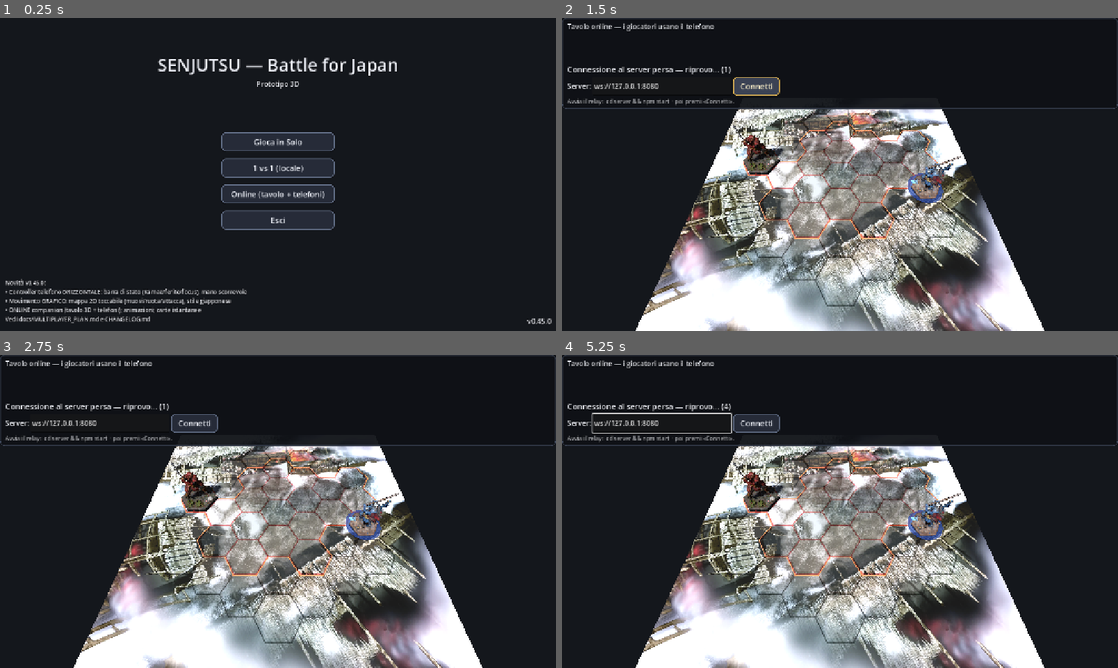
Above: before the commit, frames 1-4 (two rows, left to right).
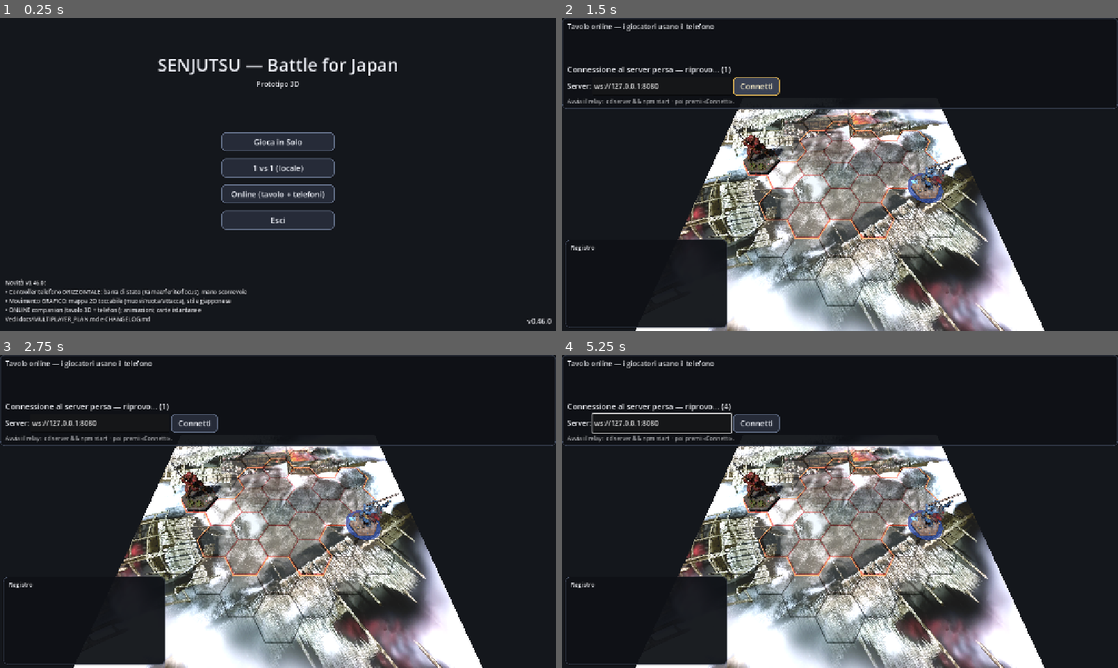
Above: after the commit, the same moments.

Repository: Tannoiser2/Sunjuntsu
Game: Godot game, scene res://scenes/Menu.tscn
Two runs of this game, one before a commit and one after it. Both use one fixed random seed, a clock stepped at 60 frames per second and the inputs below.
Inputs (mouse positions are in pixels of both pictures, inside the frame that each line leads up to):
- Up to frame 1 (0.25 s): no input
- Up to frame 2 (1.5 s): click "Online (tavolo + telefoni)" at 0.5 s; click "Connetti" at 1.25 s
- Up to frame 3 (2.75 s): tap Enter at 2 s; move the mouse to (400, 495) at 2.02 s; hold Right from 2.03 s (still down); tap Q at 2.1 s; click (400, 495) at 2.17 s; tap Space at 2.27 s
- Up to frame 4 (5.25 s): release Right at 2.75 s; tap Space at 2.75, 4.25 s; drag from (728, 527) to (812, 574) at 2.77 s; tap Enter at 3.5, 3.6, 5 s; move the mouse to (895, 442) at 3.52 s; hold Right 3.53-4.25 s; click (895, 442) at 3.67 s; drag from (812, 574) to (673, 464) at 4.27 s; move the mouse to (1006, 558) at 5.02 s; hold Left from 5.03 s (still down); tap R at 5.1 s; click (1006, 558) at 5.17 s

The runs differ from the first frame. In frame 1, less than 0.1% of the frame differs, in the area x 6-98%, y 84-98%; in frame 2, 3.7%, in the area x 0-30%, y 70-100%; in frame 3, 3.7%; in frame 4, 3.7%.

Commit message:
Chiarezza: scelte leggibili, movimento/rotazione separati, tavolo informativo
- MatchProtocol: etichette leggibili per le opzioni OPPURE (_option_label/_effect_phrase),
  azione "skip_move" (non muovere), evento public "choice", e mano/mazzo/scarti nei dati board.
- phone: opzioni mostrate con descrizione; risoluzione in due passi (Movimento, poi
  Rotazione+Azioni+Attacco) senza sovrapporre caselle e maniglie.
- TableOnline: fase/iniziativa corrente più chiara, pannello carte giocate (immagini alla
  rivelazione), registro pubblico degli eventi, contatori mano/mazzo.
- Bump 0.46.0; CHANGELOG aggiornato. Net tests + E2E WebSocket verdi; TableOnline carica.

Co-Authored-By: Claude Opus 4.8 <noreply@anthropic.com>
Claude-Session: https://claude.ai/code/session_01Pn2piErvac8EuvNU8t5qNM

Diff:
--- a/godot/engine/MatchProtocol.gd
+++ b/godot/engine/MatchProtocol.gd
@@ -53,6 +53,7 @@
 			"name": f.character, "cell": _cell_key(f.cell), "facing": f.facing,
 			"wounds": f.wounds.size(), "limit": f.effective_wound_limit(),
 			"stun": f.stun, "focus": f.focus, "kamae": Domain.STANCE_SLUG[f.stance],
+			"hand": f.hand.size(), "deck": f.draw_pile.size(), "discard": f.discard.size(),
 		})
 	return {"fighters": arr, "round": state.round_num, "radius": state.map_radius}
 
@@ -207,12 +208,15 @@
 	match str(data.get("action", "")):
 		"move":
 			_do_move(_key_cell(str(data.get("cell", ""))))
+		"skip_move":
+			_rmove_used = true   # "non muovere": passa al passo rotazione/azioni
 		"rotate":
 			_do_rotate(int(data.get("facing", state.fighters[_rseat].facing)))
 		"kamae":
 			_do_kamae(str(data.get("slug", "")))
 		"option":
 			duel.set_option_choice(_rseat, data.get("alt", ""))
+			public_event.emit("choice", {"seat": seat, "text": "sceglie: " + _option_label(_resolve_geom(), data.get("alt", ""))})
 		"confirm":
 			_do_confirm()
 			return
@@ -322,10 +326,54 @@
 func _option_briefs() -> Array:
 	if _rsplit or _rseat == -1:
 		return []
+	var g := CardDB.geometry(state.fighters[_rseat].planned)
 	var out: Array = []
 	for k in duel.option_keys(_rseat):
-		out.append({"alt": k})
+		out.append({"alt": k, "label": _option_label(g, k)})
 	return out
+
+
+## Etichetta leggibile di un'opzione OPPURE: concatena le frasi dei suoi effetti.
+func _option_label(g: Dictionary, alt) -> String:
+	var parts: Array = []
+	for e in g.get("effects", []):
+		if str(e.get("alt", "")) == str(alt):
+			parts.append(_effect_phrase(e))
+	return " + ".join(parts) if not parts.is_empty() else str(alt)
+
+
+## Frase breve e leggibile per un singolo effetto v2.
+func _effect_phrase(e: Dictionary) -> String:
+	var n := int(e.get("n", 1))
+	var s := ""
+	match str(e.get("do", "")):
+		"draw": s = "Pesca %d" % n
+		"search_draw": s = "Cerca e pesca %d" % n
+		"focus": s = "+%d focus" % n
+		"change_kamae": s = "Cambia Kamae"
+		"switch_kamae": s = "Passa a %s" % Domain.STANCE_NAMES.get(Domain.STANCE_FROM_SLUG.get(str(e.get("to","")), -1), str(e.get("to","")))
+		"discard_self": s = "Scarta %d" % n
+		"stun_self": s = "Prendi %d stordito" % n
+		"foe_stun": s = "Avversario +%d stordito" % n
+		"push": s = "Spingi %d" % n
+		"pull": s = "Tira %d" % n
+		"rotate_target": s = "Ruota avversario %d" % n
+		"foe_lose_focus": s = "Avversario −%d focus" % n
+		"foe_discard": s = "Avversario scarta %d" % n
+		"spend_focus": s = "Spendi focus"
+		"replace_wound_bleed": s = "Ferita→sanguinante"
+		"bleed": s = "Sanguinante"
+		"hobble": s = "Azzoppa %d" % n
+		"swap_positions": s = "Scambia posizione"
+		"reduce_damage": s = "Riduci danno %d" % n
+		"reset_deck": s = "Rimescola il mazzo"
+		"cancel_movement": s = "Annulla movimento avv."
+		"cancel_abilities": s = "Annulla abilità avv."
+		"block_initiative": s = "Blocco ampio +%d" % n
+		_: s = str(e.get("do", "?"))
+	if int(e.get("focus_cost", 0)) > 0:
+		s += " (◈%d)" % int(e.get("focus_cost", 0))
+	return s
 
 
 func _card_briefs(ids: Array) -> Array:
--- a/godot/project.godot
+++ b/godot/project.godot
@@ -12,7 +12,7 @@
 
 config/name="Senjutsu: Battle for Japan"
 config/description="Reimplementazione digitale 3D di Senjutsu (Lucky Duck Games) — uso personale. Pedine 3D su mappa esagonale, modalità solo e 1v1."
-config/version="0.45.0"
+config/version="0.46.0"
 run/main_scene="res://scenes/Menu.tscn"
 config/features=PackedStringArray("4.6", "Forward Plus")
 config/icon="res://icon.svg"
--- a/godot/scenes/TableOnline.gd
+++ b/godot/scenes/TableOnline.gd
@@ -36,6 +36,12 @@
 var _room_code: String = ""
 var _attempts: int = 0
 var _finished := false
+
+var _played_panel: PanelContainer
+var _played_box: HBoxContainer
+var _played_tex: Array = []
+var _log_lbl: Label
+var _log_lines: Array = []
 
 const NET_CFG := "user://net.cfg"
 
@@ -161,14 +167,29 @@
 			_refresh_status(data)
 		"turn_of":
 			var step: String = {
-				"plan": "programma una carta", "resolve": "muove/risolve",
+				"plan": "programma (coperta)", "resolve": "muove / agisce / attacca",
 				"instant_replace": "valuta una sostituzione", "instant_play": "valuta un'istantanea",
 			}.get(str(data.get("step", "")), str(data.get("step", "")))
-			_status_lbl.text = "Giocatore %d: %s" % [int(data.get("seat", 0)) + 1, step]
+			var who := int(data.get("seat", 0)) + 1
+			if str(data.get("step", "")) == "plan":
+				_status_lbl.text = "Programmazione — i giocatori scelgono la carta (coperta)"
+			else:
+				_status_lbl.text = "⚡ Iniziativa — tocca al Giocatore %d: %s" % [who, step]
 		"revealed":
-			_status_lbl.text = "Carte rivelate — risoluzione per iniziativa"
+			_status_lbl.text = "Carte rivelate — risoluzione per iniziativa (alta → bassa)"
+			_show_played(data.get("planned", {}))
+			_log("— Rivelazione —")
+		"choice":
+			_log("Giocatore %d %s" % [int(data.get("seat", 0)) + 1, str(data.get("text", ""))])
+		"combat":
+			var lbl: String = {"hit": "colpo a segno", "blocked": "parato", "counter": "contrattacco", "collision": "urto"}.get(str(data.get("kind", "")), str(data.get("kind", "")))
+			_log("⚔ %s → Giocatore %d" % [lbl, int(data.get("target", 0)) + 1])
 		"turn":
 			_sync_pawns()
+			for line in data.get("log", []):
+				_log(str(line))
+			_log("— Nuovo turno —")
+			_hide_played()
 
 
 func _refresh_status(board: Dictionary) -> void:
@@ -176,10 +197,10 @@
 	if fs.size() < 2:
 		return
 	var a: Dictionary = fs[0]; var b: Dictionary = fs[1]
-	_players_lbl.text = "Round %d  ·  G1 %s ❤%d/%d ◈%d [%s]  —  G2 %s ❤%d/%d ◈%d [%s]" % [
+	_players_lbl.text = "Round %d   ·   G1 %s ❤%d/%d ◈%d [%s] mano%d mazzo%d   —   G2 %s ❤%d/%d ◈%d [%s] mano%d mazzo%d" % [
 		int(board.get("round", 1)),
-		a.get("name", "?"), a.get("wounds", 0), a.get("limit", 0), a.get("focus", 0), a.get("kamae", ""),
-		b.get("name", "?"), b.get("wounds", 0), b.get("limit", 0), b.get("focus", 0), b.get("kamae", "")]
+		a.get("name", "?"), a.get("wounds", 0), a.get("limit", 0), a.get("focus", 0), a.get("kamae", ""), a.get("hand", 0), a.get("deck", 0),
+		b.get("name", "?"), b.get("wounds", 0), b.get("limit", 0), b.get("focus", 0), b.get("kamae", ""), b.get("hand", 0), b.get("deck", 0)]
 
 
 func _sync_pawns() -> void:
@@ -383,6 +404,75 @@
 	_help_lbl.modulate = Color(1, 1, 1, 0.75)
 	vb.add_child(_help_lbl)
 
+	# ── Carte giocate (rivelazione) ──
+	var played_panel := PanelContainer.new()
+	played_panel.set_anchors_preset(Control.PRESET_TOP_RIGHT)
+	played_panel.anchor_left = 1.0; played_panel.anchor_right = 1.0
+	played_panel.offset_left = -260; played_panel.offset_right = -8; played_panel.offset_top = 8
+	played_panel.mouse_filter = Control.MOUSE_FILTER_IGNORE
+	layer.add_child(played_panel)
+	var pv := VBoxContainer.new(); played_panel.add_child(pv)
+	pv.add_child(_mk_label("Carte giocate", 14))
+	_played_box = HBoxContainer.new(); pv.add_child(_played_box)
+	for i in range(2):
+		var col := VBoxContainer.new(); _played_box.add_child(col)
+		col.add_child(_mk_label("Giocatore %d" % (i + 1), 12))
+		var tr := TextureRect.new()
+		tr.custom_minimum_size = Vector2(108, 150)
+		tr.expand_mode = TextureRect.EXPAND_IGNORE_SIZE
+		tr.stretch_mode = TextureRect.STRETCH_KEEP_ASPECT
+		col.add_child(tr)
+		_played_tex.append(tr)
+	played_panel.visible = false
+	_played_panel = played_panel
+
+	# ── Registro pubblico (cosa succede) ──
+	var log_panel := PanelContainer.new()
+	log_panel.set_anchors_preset(Control.PRESET_BOTTOM_LEFT)
+	log_panel.anchor_top = 1.0; log_panel.anchor_bottom = 1.0
+	log_panel.offset_left = 8; log_panel.offset_right = 380; log_panel.offset_top = -210; log_panel.offset_bottom = -8
+	log_panel.mouse_filter = Control.MOUSE_FILTER_IGNORE
+	layer.add_child(log_panel)
+	var lv := VBoxContainer.new(); log_panel.add_child(lv)
+	lv.add_child(_mk_label("Registro", 14))
+	_log_lbl = Label.new()
+	_log_lbl.add_theme_font_size_override("font_size", 13)
+	_log_lbl.autowrap_mode = TextServer.AUTOWRAP_WORD_SMART
+	lv.add_child(_log_lbl)
+
+
+func _mk_label(t: String, sz: int) -> Label:
+	var l := Label.new(); l.text = t; l.add_theme_font_size_override("font_size", sz)
+	return l
+
+
+## Mostra le due carte rivelate (immagini reali).
+func _show_played(planned) -> void:
+	if _played_panel == null:
+		return
+	for i in range(2):
+		var cid: int = -1
+		if typeof(planned) == TYPE_DICTIONARY:
+			cid = int(planned.get(i, planned.get(str(i), -1)))
+		var file: String = CardDB.image_for(cid) if cid != -1 else ""
+		_played_tex[i].texture = (_load_texture("res://assets/cards/" + file) if file != "" else null)
+	_played_panel.visible = true
+
+
+func _hide_played() -> void:
+	if _played_panel != null:
+		_played_panel.visible = false
+
+
+## Aggiunge una riga al registro pubblico (tiene le ultime ~10).
+func _log(line: String) -> void:
+	if _log_lbl == null or line.strip_edges() == "":
+		return
+	_log_lines.append(line)
+	while _log_lines.size() > 10:
+		_log_lines.pop_front()
+	_log_lbl.text = "\n".join(_log_lines)
+
 
 # ─── Camera orbitale ─────────────────────────────────────────────────────────
 
Not shown, changed: CHANGELOG.md
Not shown, changed: phone/app.js
